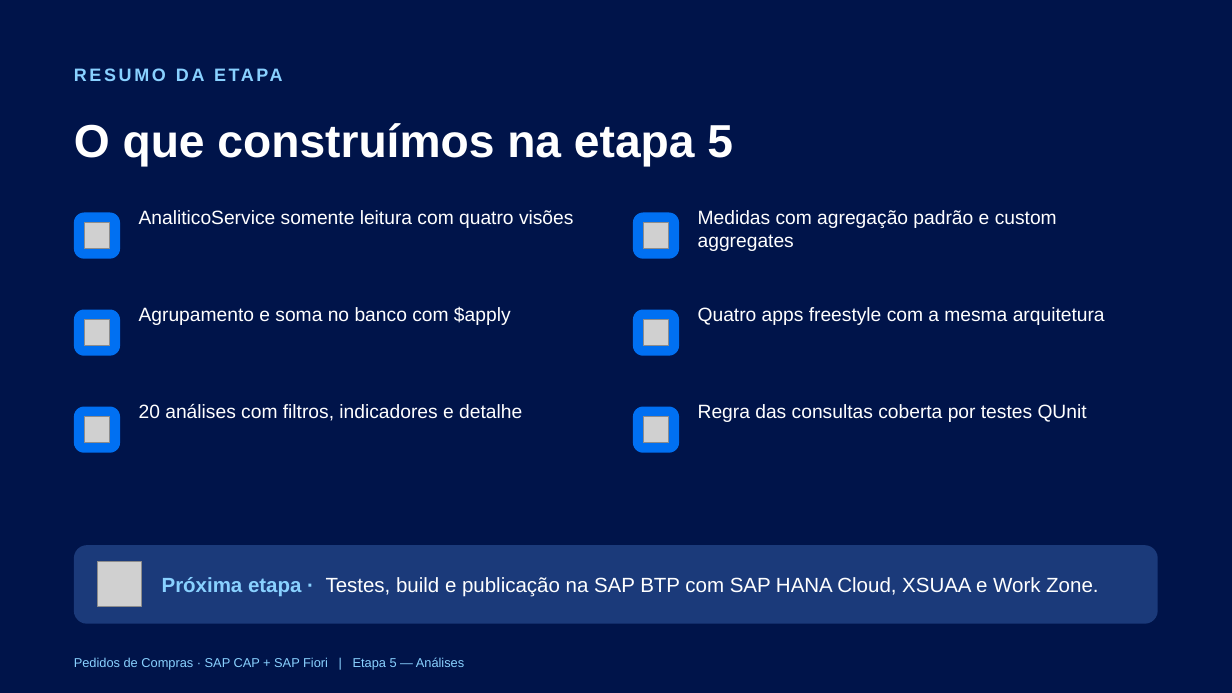
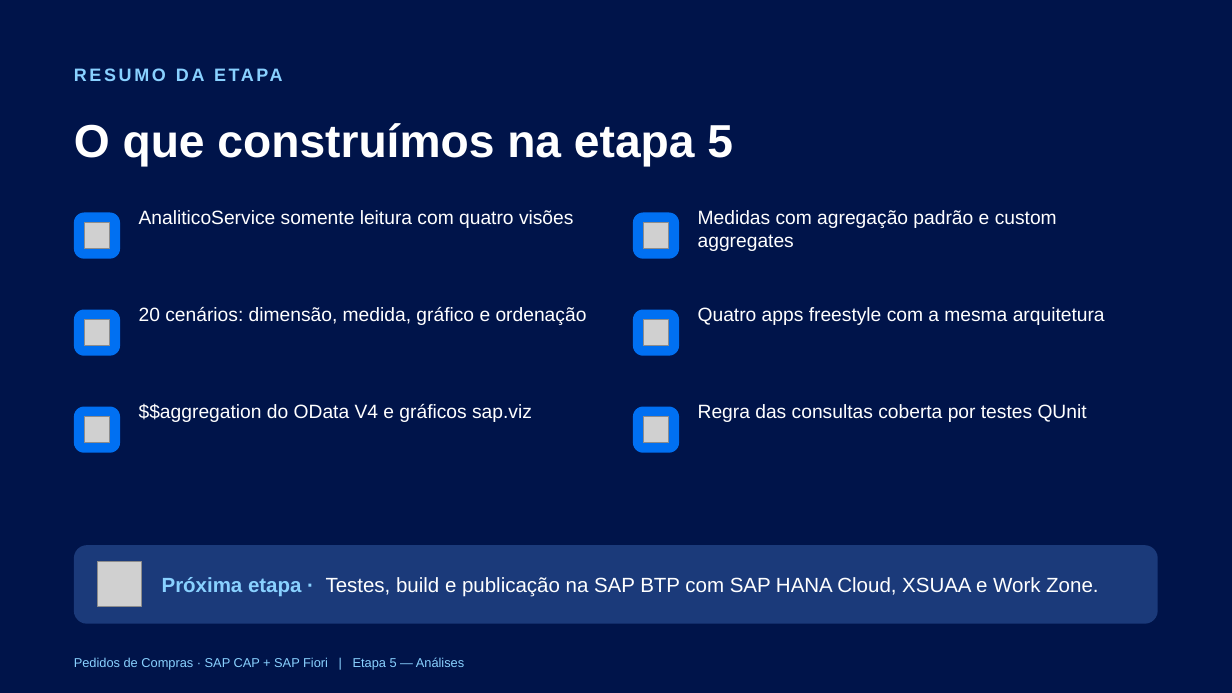
Before and after one commit to AdrianoBispo/sap-cap-nodejs-pedidos-de-compras-app, a slide deck: slide 16 of docs/apresentacoes/05-analises.pptx (slide 9 before the commit). Drawn at 1232x693 pixels with LibreOffice and Linux fonts; fonts in the diff are those of the drawing; grey boxes stand for pictures. Boxes give left, top, right and bottom in pixels: in the first picture for what was removed or moved away, otherwise in the second. Text is boxed around its words. In the diff, an @@ line names an element or a change of style, - is before the commit and + after.

```diff
--- a/docs/apresentacoes/05-analises.pptx
+++ b/docs/apresentacoes/05-analises.pptx
@@ text at box(139, 307, 587, 325): text changed @@
-Agrupamento e soma no banco com $apply
+20 cenários: dimensão, medida, gráfico e ordenação
@@ text at box(139, 403, 532, 422): text changed @@
-20 análises com filtros, indicadores e detalhe
+$$aggregation do OData V4 e gráficos sap.viz
```
Also in this commit, not shown: 2 other slides changed, 8 slides added, 1 slide removed, 10 other files.
